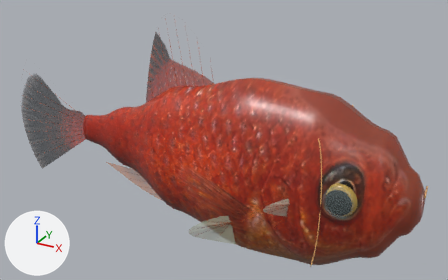
Two versions of the glTF model assets/species/platy-mobile.glb, one commit apart.
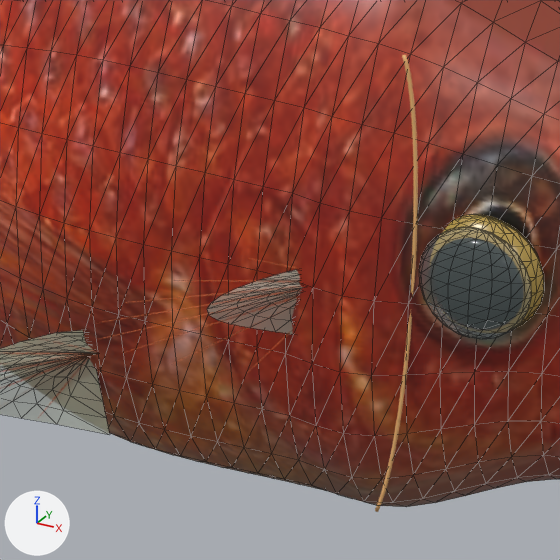
Old and new are each drawn whole from a 50 mm camera at (0.354, -0.624, 0.339) aimed at (0.002, 0.015, 0.019) and again close up on the part from 46% to 81% of the width and 44% to 100% of the height. Arrows for +X, +Y and +Z are at lower left; the lights stay in place. The first two pictures are the older version. Both versions are drawn at full value of the shape key 'female' of 'pectoral-right'; the numbers are the values there. The close-ups show mesh edges as thin lines. Vertices at exactly the same position are counted once.

In view in the first close-up: 'dorsal-ray', 'eye-cornea--1', 'eye-iris--1', 'operculum', 'pectoral-right', 'pelvic-right', 'skin'.
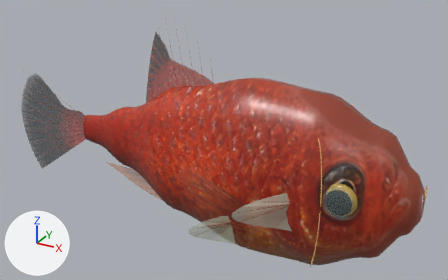
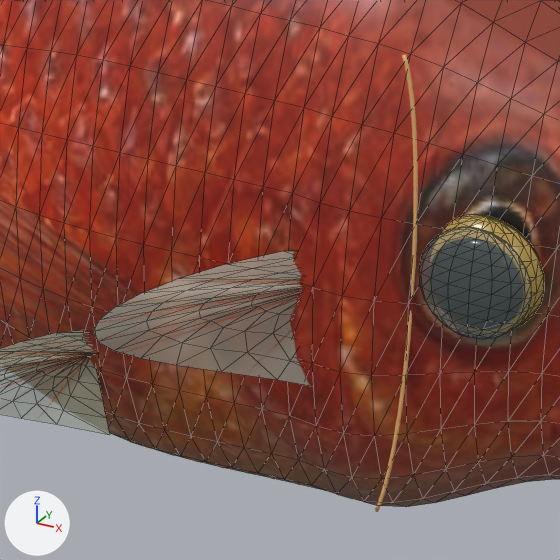
Boxes [x1, y1, x2, y2] around the edits, measured in the close-ups (560 x 560 px):
'pectoral-right', reshaped: before [207, 270, 303, 334]; after [93, 250, 310, 386]

The change, as a diff of the scene's bpy script:
```diff
--- a/assets/species/platy-mobile.glb.py
+++ b/assets/species/platy-mobile.glb.py
@@ me_pectoral_right_005 @@
 # used by ob_pectoral_right; location = (0.0, 0.0, 0.0)
-me_pectoral_right_005.from_pydata(...)  # 90 vertices, 140 faces; spans x 0.1028..0.1457, y -0.0781..-0.0514, z -0.0231..0.0077
+me_pectoral_right_005.from_pydata(...)  # 90 vertices, 140 faces; spans x 0.0737..0.1457, y -0.0982..-0.0514, z -0.0405..0.0135
+# me_pectoral_right_005 part 1: 75 of 90 vertices moved; they spanned x 0.1028..0.1457, y -0.0781..-0.0514, z -0.0231..0.0077 and now span x 0.0737..0.1457, y -0.0982..-0.0514, z -0.0405..0.0135; mean shift (-0.011, -0.0071, -0.0035); largest move (0.1028, -0.0781, -0.0077) -> (0.0737, -0.0982, -0.0135)
 me_pectoral_right_005.materials.append(mat_fin_pectoral_005)
```
